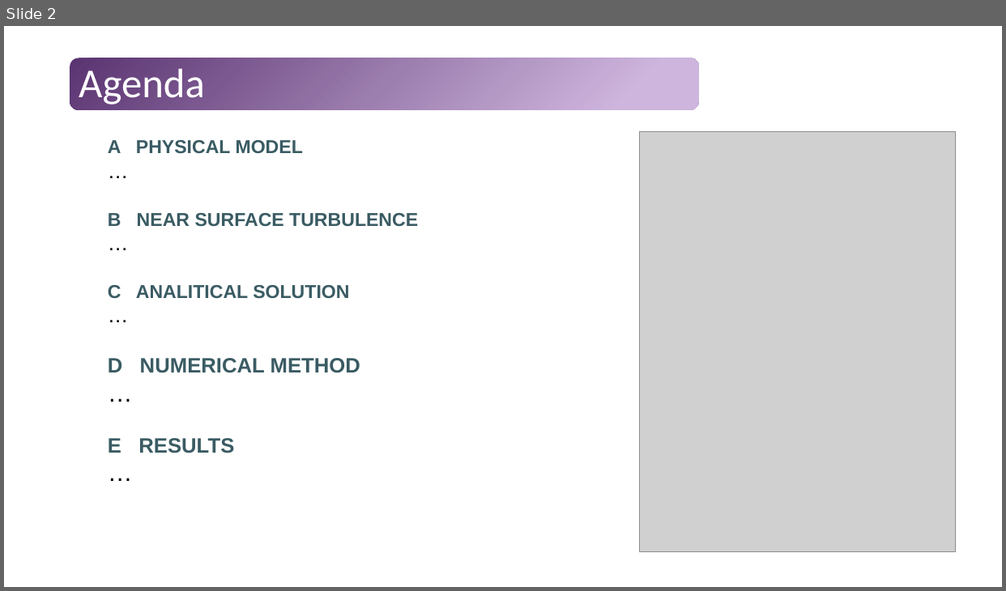
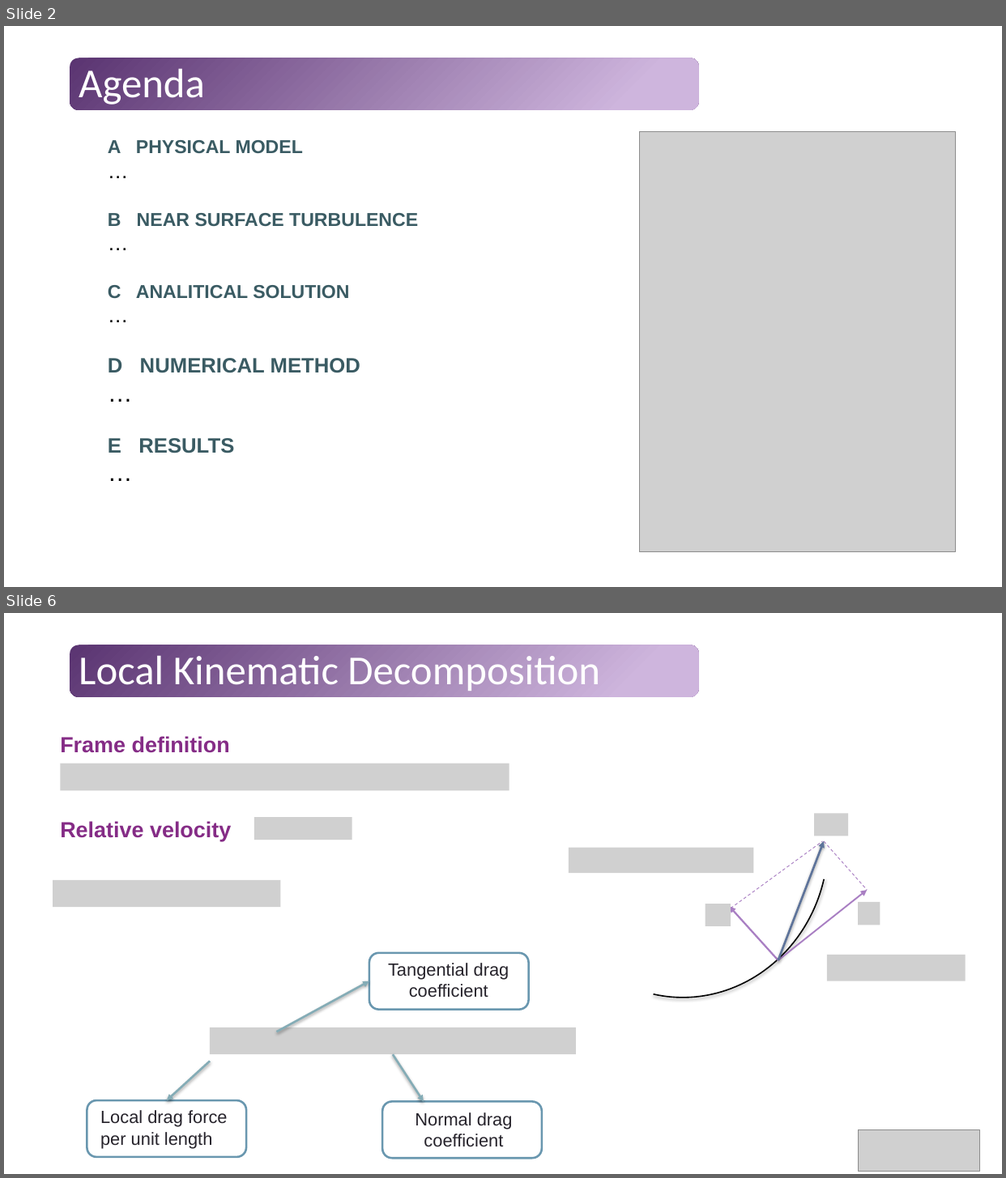
Before and after one commit to Tavi681/PoliPhysics, a slide deck: Tema 1/paper/Tema1.pptx. Shown one above the other, each under a label of ours: slide 2 before the commit, slides 2 and 6 after it; the slides between them are not shown. The pictures are 1006x591 and 1006x1178 pixels, drawn with LibreOffice and Linux fonts; fonts in the diff are those of the drawing; grey boxes stand for pictures. Boxes give left, top, right and bottom in pixels: in the first picture for what was removed or moved away, otherwise in the second. Text is boxed around its words. In the diff, an @@ line names an element or a change of style, - is before the commit and + after.

```diff
--- a/Tema 1/paper/Tema1.pptx
+++ b/Tema 1/paper/Tema1.pptx
@@ slide 6 added at box(4, 613, 1002, 1174), background #FFFFFF; not listed: 1 template element that a slide beside it also shows @@
@@ title added at box(79, 650, 600, 691), 39.6 pt, text #FFFFFF @@
+Local Kinematic Decomposition
@@ text added at box(60, 736, 230, 753), 21 pt, text #852C86, bold @@
+Frame definition
@@ picture added at box(60, 764, 509, 791) @@
@@ text added at box(60, 821, 231, 842), 21 pt, text #852C86, bold @@
+Relative velocity
@@ picture added at box(254, 817, 352, 840) @@
@@ group added at box(517, 671, 880, 1026): 3 arrows, 3 pictures, 2 lines, 1 arc (boxed as its full ellipse) @@
@@ picture added at box(569, 848, 753, 874) @@
@@ picture added at box(53, 880, 280, 907) @@
@@ rounded rectangle added at box(369, 953, 529, 1010), fill #FFFFFF, outline #6997AF 2 pt @@
@@ text added at box(388, 963, 509, 998), 17 pt, text #26232B @@
+Tangential drag
+coefficient
@@ picture added at box(827, 955, 965, 982) @@
@@ arrow added from (276, 1033) to (369, 982), #84ACB6 2 pt @@
@@ picture added at box(210, 1028, 576, 1054) @@
@@ arrow added from (210, 1062) to (167, 1101), #84ACB6 2 pt @@
@@ arrow added from (393, 1054) to (424, 1102), #84ACB6 2 pt @@
@@ rounded rectangle added at box(87, 1101, 246, 1158), fill #FFFFFF, outline #6997AF 2 pt @@
@@ text added at box(100, 1110, 228, 1148), 17 pt, text #26232B @@
+Local drag force
+per unit length
@@ rounded rectangle added at box(383, 1102, 543, 1159), fill #FFFFFF, outline #6997AF 2 pt @@
@@ text added at box(415, 1113, 513, 1148), 17 pt, text #26232B @@
+Normal drag
+coefficient
@@ picture added at box(859, 1131, 980, 1171) @@
```
Also in this commit, not shown: 1 slide changed, 7 other slides added, 1 slide removed, 1 other file.
